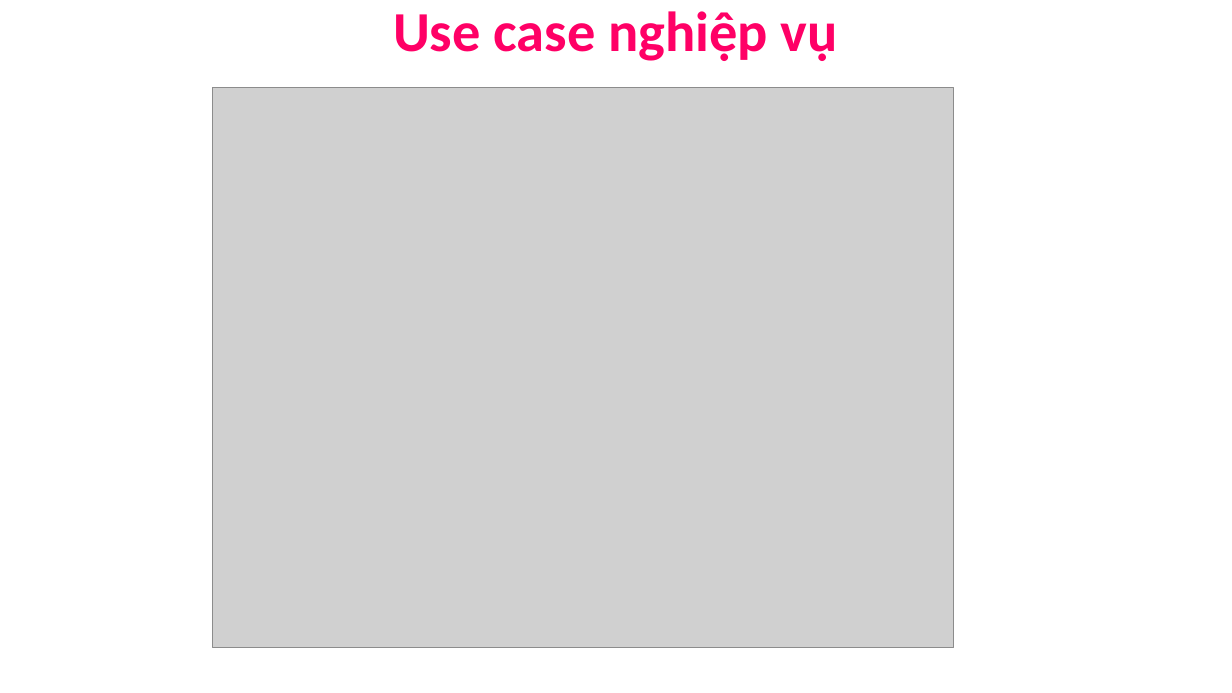
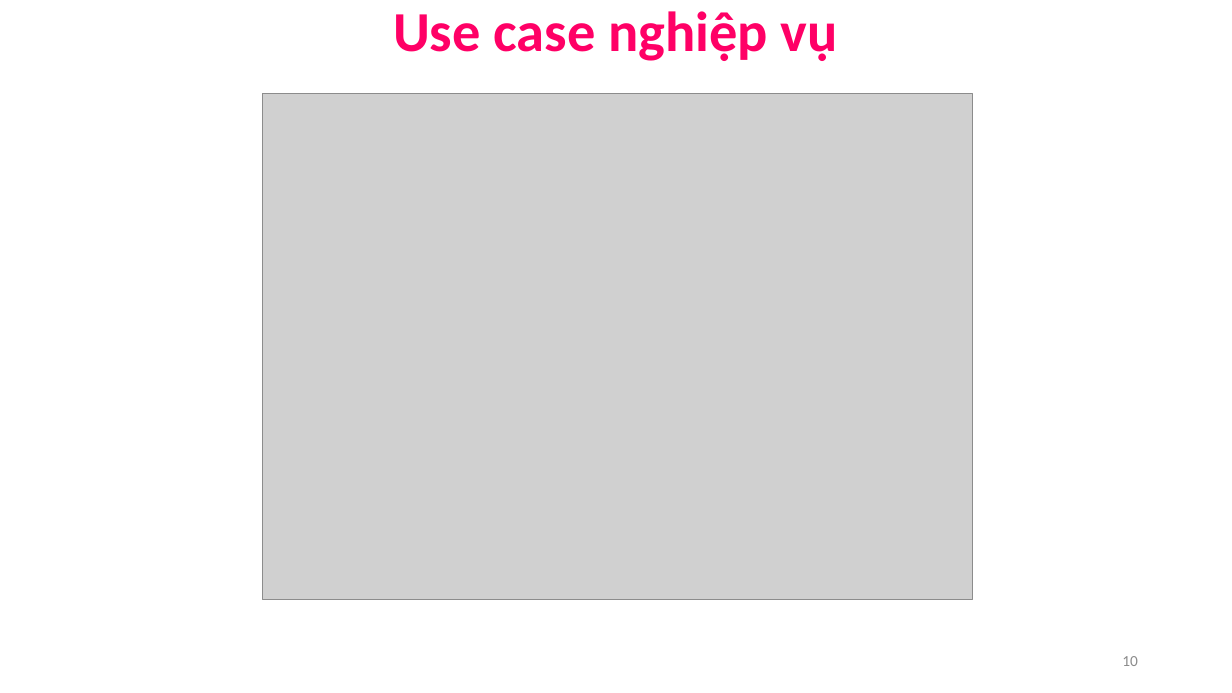
Before and after one commit to NguyenDucHoangLong/Group_4_HTTTHD, a slide deck: slide 10 of Document/Tuần 04 (01102015)/Nộp lên server/Báo cáo tổng hợp.pptx. Drawn at 1232x693 pixels with LibreOffice and Linux fonts; fonts in the diff are those of the drawing; grey boxes stand for pictures. Boxes give left, top, right and bottom in pixels: in the first picture for what was removed or moved away, otherwise in the second. Text is boxed around its words. In the diff, an @@ line names an element or a change of style, - is before the commit and + after.

```diff
--- a/Document/Tuần 04 (01102015)/Nộp lên server/Báo cáo tổng hợp.pptx
+++ b/Document/Tuần 04 (01102015)/Nộp lên server/Báo cáo tổng hợp.pptx
@@ picture: place and size @@
-picture at (213,88,954,648)
+picture at (262,93,972,600)
@@ page number added at (1122,656,1138,666), 12 pt, text #8C8C8C @@
+10
```
Also in this commit, not shown: 15 other slides changed, 2 other files.
